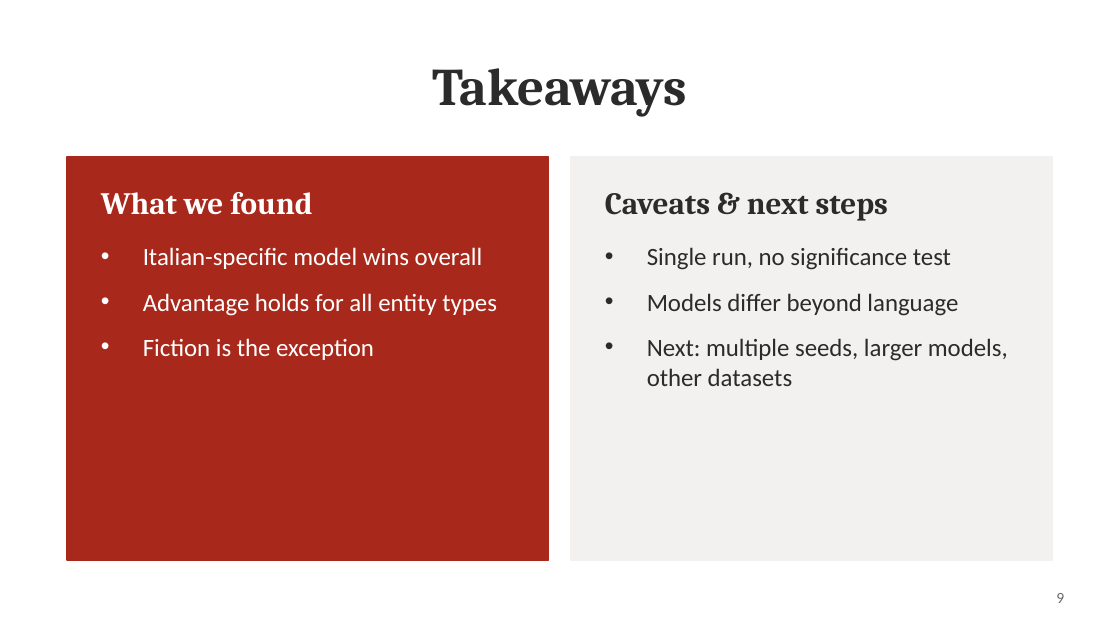
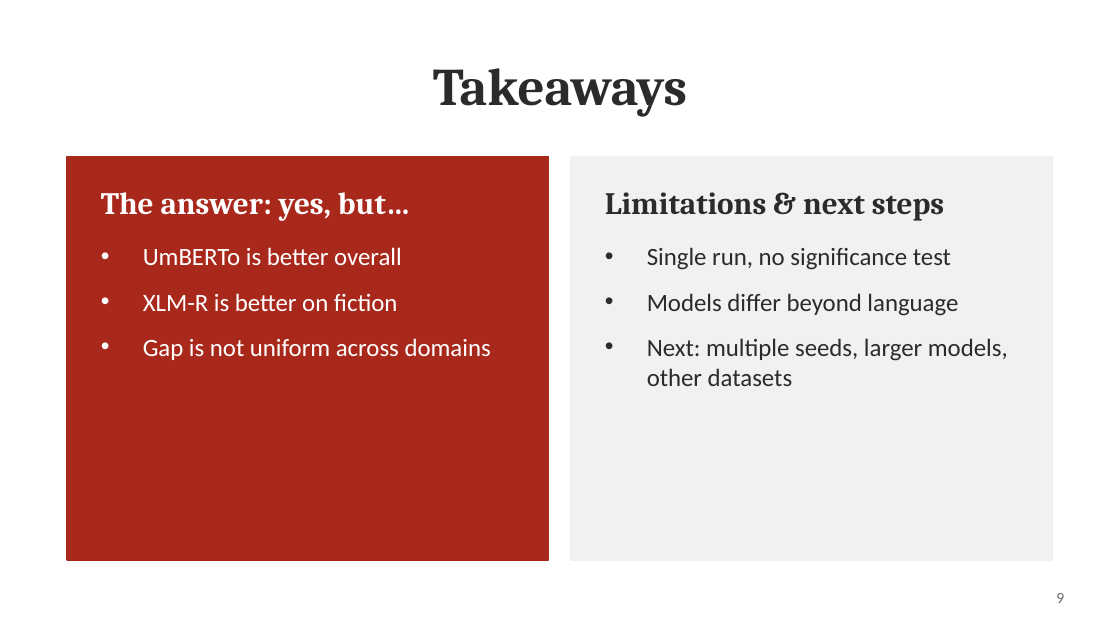
Before and after one commit to oManuelmo/nlp, a slide deck: slide 9 of presentation/Italian_NER_Presentation.pptx. Drawn at 1120x630 pixels with LibreOffice and Linux fonts; fonts in the diff are those of the drawing. Boxes give left, top, right and bottom in pixels: in the first picture for what was removed or moved away, otherwise in the second. Text is boxed around its words. In the diff, an @@ line names an element or a change of style, - is before the commit and + after.

```diff
--- a/presentation/Italian_NER_Presentation.pptx
+++ b/presentation/Italian_NER_Presentation.pptx
@@ text at (x1=101, y1=192, x2=411, y2=220): text changed @@
-What we found
+The answer: yes, but…
@@ text at (x1=605, y1=192, x2=944, y2=220): text changed @@
-Caveats & next steps
+Limitations & next steps
@@ text at (x1=143, y1=247, x2=491, y2=360): text changed @@
-• Italian-specific model wins overall
-• Advantage holds for all entity types
-• Fiction is the exception
+• UmBERTo is better overall
+• XLM-R is better on fiction
+• Gap is not uniform across domains
```
Also in this commit, not shown: 5 other slides changed, 1 other file.
